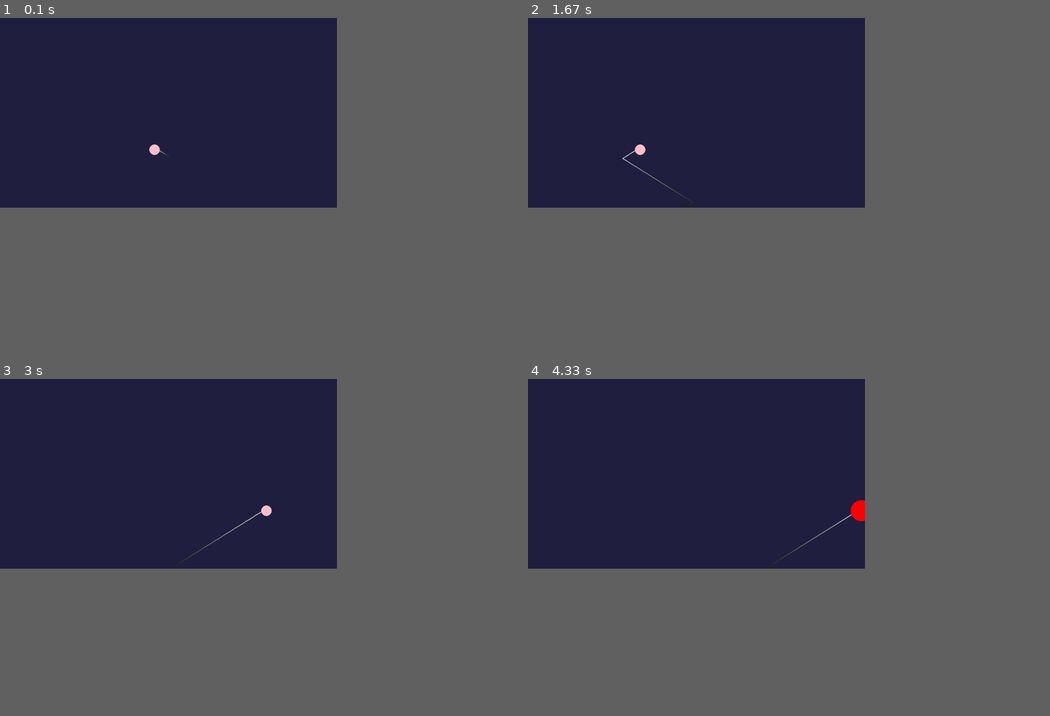
Above: before the commit, frames 1-4 (two rows, left to right).
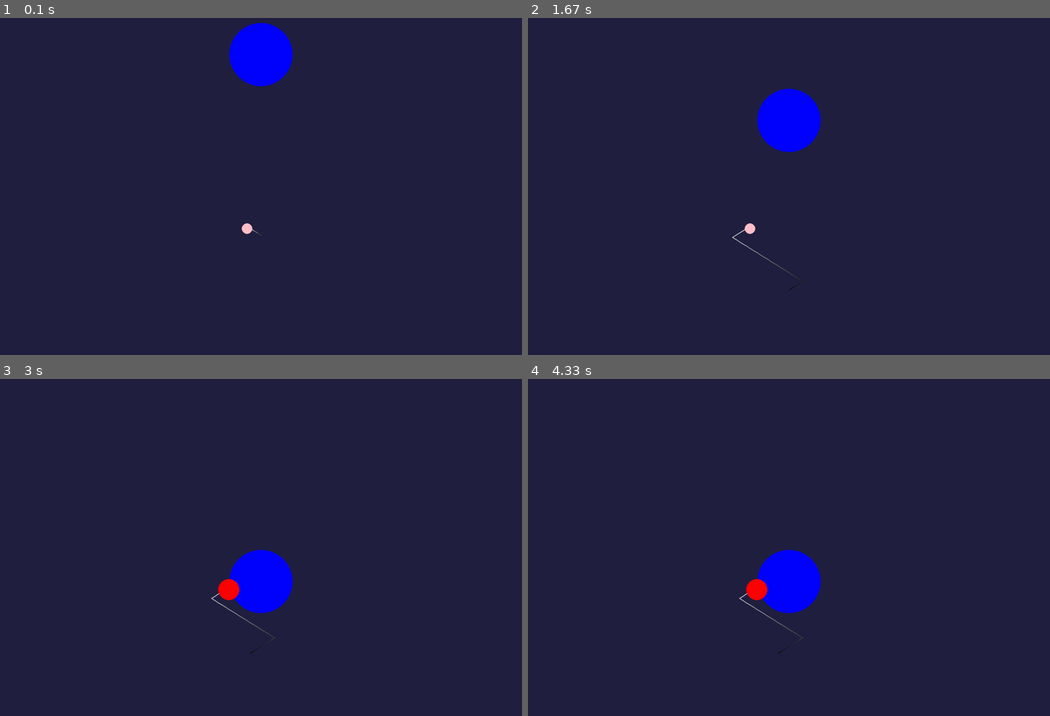
Above: after the commit, the same moments.

Repository: LeoArtDev/pygame_academic_project
Game: pygame game, started from main.py
Two runs of this game, one before a commit and one after it. Both use one fixed random seed, a clock stepped at 60 frames per second and the inputs below.
Inputs:
- Up to frame 1 (0.1 s): no input
- Up to frame 2 (1.67 s): tap Space at 0.33, 0.73, 1.03, 1.23, 1.57 s; hold R 1.17-1.47 s
- Up to frame 3 (3 s): tap Space at 1.9, 2.2 s
- Up to frame 4 (4.33 s): no input
In our replay, the window is 581x327 before the commit and 900x581 after it. These sizes can differ from the game's own. Grey fills any space a smaller window leaves; there, only what the larger window draws over its background counts as a difference.

The runs differ from the first frame. In frame 1, 1.9% of the frame differs, in the area x 28-57%, y 1-65%; in frame 2, 2.0%; in frame 3, 2.1%; in frame 4, 2.2%, in the area x 40-65%, y 35-82%.

Commit message:
Adicionando obstáculo e colisão

Diff:
--- /dev/null
+++ b/entities/obstacles.py
@@ -0,0 +1,28 @@
+import pygame
+from systems.settings import LARGURA, ALTURA
+
+class Obstacle:
+
+    def __init__(self):
+        self.x = LARGURA / 2
+        self.y = 100
+
+        self.raio = 120
+
+        self.velocidade = 600
+
+    def draw(self, tela):
+        pygame.draw.circle(
+            tela,
+            "blue",
+            (self.x, self.y),
+            self.raio
+        )
+
+    def atualizar(self, dt):
+        self.y += self.velocidade * dt
+
+    def restart(self, tela):
+            self.x = LARGURA / 2
+            self.y = 100
+            self.draw(tela)
--- a/entities/player.py
+++ b/entities/player.py
@@ -12,7 +12,7 @@
         self.altura = 25
 
         self.x = LARGURA / 2
-        self.y = 500
+        self.y = 800
 
         self.raio = 20
 
@@ -80,7 +80,7 @@
     def zigzag(self, dt):
         self.x += self.direcao_x * self.velocidade * dt
 
-    def mudar_direcao(self, dt):
+    def mudar_direcao(self):
         self.direcao_x *= -1
 
     def morte_lateral(self, dt):
@@ -108,10 +108,9 @@
         self.morto = False
 
         self.x = LARGURA / 2
-        self.y = 600
+        self.y = 800
 
         self.rastro.clear()
 
-        self.draw(tela)
 
 print(player_sprite.get_size())
--- a/main.py
+++ b/main.py
@@ -1,16 +1,28 @@
 import pygame
 from entities.player import Player
+from entities.obstacles import Obstacle
 from systems.settings import LARGURA, ALTURA, FPS
 # pygame setup
 pygame.init()
 tela = pygame.display.set_mode((LARGURA, ALTURA))
 clock = pygame.time.Clock()
 player = Player()
-
+obstacle = Obstacle()
 
 def main ():
     running = True
     player.morto = False
+
+    def checar_colisao():
+        dx = obstacle.x - player.x
+        dy = obstacle.y - player.y
+
+        distancia_quadrada = dx * dx + dy * dy
+
+        soma_raios = player.raio + obstacle.raio
+
+        if distancia_quadrada <= soma_raios * soma_raios:
+            player.morto = True
 
     while running:
         dt = clock.tick(FPS) / 1000
@@ -19,27 +31,33 @@
         tela.fill("#212040")
         #player.desenhar_player(tela)
         player.draw(tela)
+        obstacle.draw(tela)
+
+
 
         for event in pygame.event.get():
             if event.type == pygame.QUIT:
                 running = False
             if event.type == pygame.KEYDOWN:
                 if event.key == pygame.K_ESCAPE:
-                    pygame.QUIT()
+                    pygame.quit()
 
                 if event.key == pygame.K_SPACE:
-                    player.mudar_direcao(dt)
+                    player.mudar_direcao()
 
                 if event.key == pygame.K_w:
                     player.morto = True
 
                 if player.morto == True and event.key == pygame.K_r:
                     player.restart(tela)
+                    obstacle.restart(tela)
 
         if not player.morto:
             player.atualizar_rastro(dt)
             player.zigzag(dt)
             player.morte_lateral(dt)
+            obstacle.atualizar(dt)
+            checar_colisao()
         else:
             player.game_over(tela)
 
--- a/systems/settings.py
+++ b/systems/settings.py
@@ -1,4 +1,4 @@
-LARGURA = 1280
-ALTURA = 720
+LARGURA = 1980
+ALTURA = 1280
 
 FPS = 60
